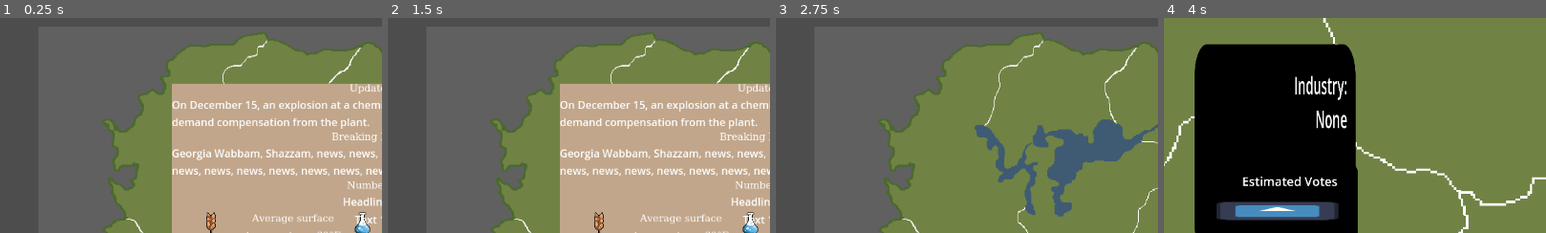
Above: before the commit, frames 1-4 (left to right).
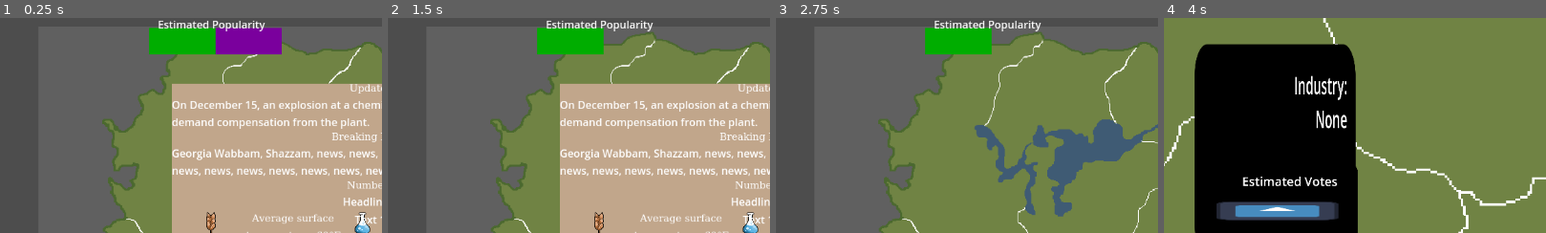
Above: after the commit, the same moments.

Repository: mccoogp/WeatherInc
Game: Godot game, scene res://world.tscn
Same seed, same stepped clock (60 frames per second), same inputs: the game is played once before the commit and once after it. The engine's default icon, where the game draws it, is replaced by a stand-in: a white triangle on a blue panel in a dark square.
Inputs (mouse positions are % of the whole screen's width and height, from its top left):
- Up to frame 1 (0.25 s): no input
- Up to frame 2 (1.5 s): click "Next" at 0.5 s; click "Advance (6 months)" at 1.25 s
- Up to frame 3 (2.75 s): click "Next" at 2 s
- Up to frame 4 (4 s): tap Enter at 2.75, 3.6 s; move the mouse to (72, 45) at 2.77 s; hold Right 2.78-3.53 s; hold X 2.78-3.53 s; click (72, 45) at 2.92 s; move the mouse to (30, 55) at 3.52 s; hold Down from 3.53 s (still down)
The pictures show only the part of the screen within x 0-50%, y 0-50%; the shares and areas given below are measured in that part.

The runs differ from the first frame. In frame 1, 4.8% of the frame differs, in the area x 39-74%, y 1-17%; in frame 2, 2.7%; in frame 3, 2.7%; in frame 4, nothing differs.

Commit message:
Added in bar on top to show popularity

Diff:
--- a/world.gd
+++ b/world.gd
@@ -419,8 +419,10 @@
 					districts[district].population -= moving
 
 			print(totalpop)
-			print(GenPopularity(10))
-
+			var estimate = GenPopularity(10)
+			$"Popularity bar/ColorRect".size.x = estimate
+			$"Popularity bar/ColorRect2".size.x = 100 - estimate
+			$"Popularity bar/ColorRect2".position.x = 2 + 2*estimate
 
 			#disasters
 			for district in 16:
--- a/world.tscn
+++ b/world.tscn
@@ -34,7 +34,7 @@
 font_size = 45
 
 [sub_resource type="LabelSettings" id="LabelSettings_7wjru"]
-font_size = 40
+font_size = 28
 
 [node name="world" type="Node2D" node_paths=PackedStringArray("districts")]
 scale = Vector2(0.84, 0.84)
@@ -159,6 +159,32 @@
 
 [node name="District16" parent="." instance=ExtResource("2_41llr")]
 water = true
+
+[node name="Popularity bar" type="Node" parent="."]
+
+[node name="ColorRect2" type="ColorRect" parent="Popularity bar"]
+offset_left = 102.0
+offset_top = -60.0
+offset_right = 152.0
+offset_bottom = -20.0
+scale = Vector2(2, 1)
+color = Color(0.478431, 0, 0.615686, 1)
+
+[node name="ColorRect" type="ColorRect" parent="Popularity bar"]
+offset_left = 2.0
+offset_top = -60.0
+offset_right = 52.0
+offset_bottom = -20.0
+scale = Vector2(2, 1)
+color = Color(0, 0.678431, 0, 1)
+
+[node name="Label" type="Label" parent="Popularity bar"]
+texture_filter = 1
+offset_left = 15.0
+offset_top = -77.0
+offset_right = 177.0
+offset_bottom = -54.0
+text = "Estimated Popularity"
 
 [node name="Label4" type="Label" parent="."]
 offset_left = 803.571
@@ -253,13 +279,25 @@
 position = Vector2(420, 297)
 
 [node name="Label3" type="Label" parent="."]
-offset_left = 1370.0
-offset_top = 2.0
-offset_right = 1903.0
-offset_bottom = 161.0
+offset_left = 1353.57
+offset_top = -55.9524
+offset_right = 2713.57
+offset_bottom = 753.048
 scale = Vector2(0.839998, 0.839998)
-text = "Possible Industries:
-Meat: blah blah blah"
+text = "POSSIBLE INDUSTRIES:
+🌾 Grain
+Effect: Provides immediate food supply to your country.
+Setup Time: Instant.
+
+🥩 Meat
+Effect: Efficient food production. Boosts popularity within your district.
+Drawback: Increases carbon emissions.
+Setup Time: 6 months.
+
+🐟 Fish
+Effect: Efficient food production with lower environmental impact.
+Drawback: Reduces popularity within your district.
+Setup Time: 6 months."
 label_settings = SubResource("LabelSettings_7wjru")
 
 [node name="CanvasLayer" type="CanvasLayer" parent="."]
